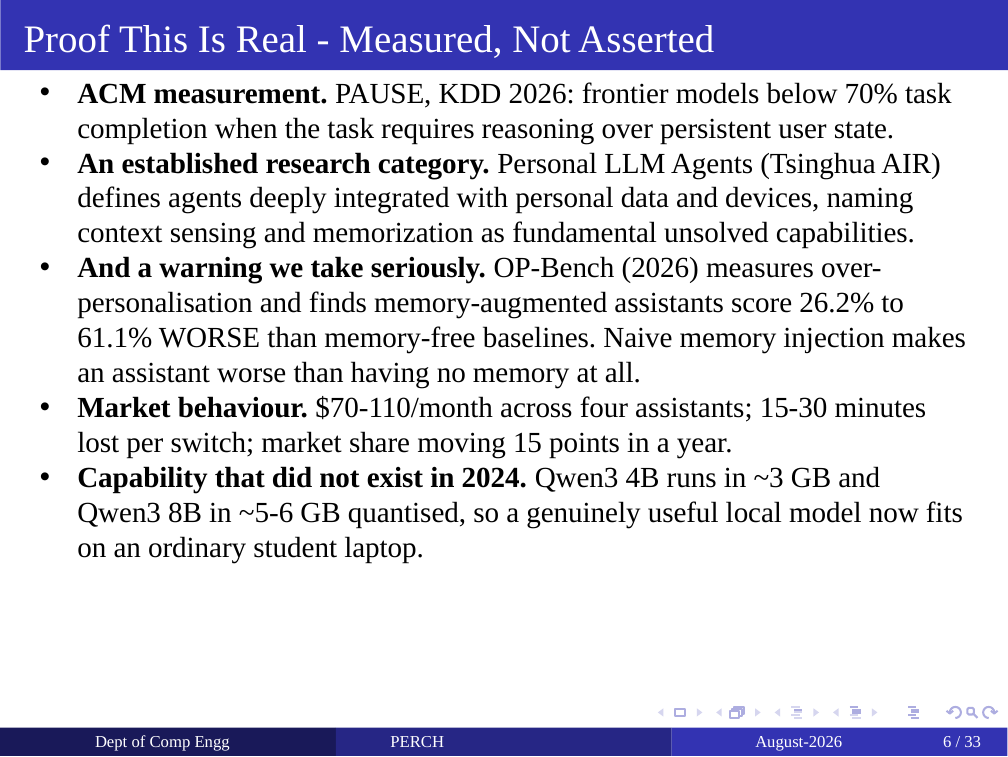
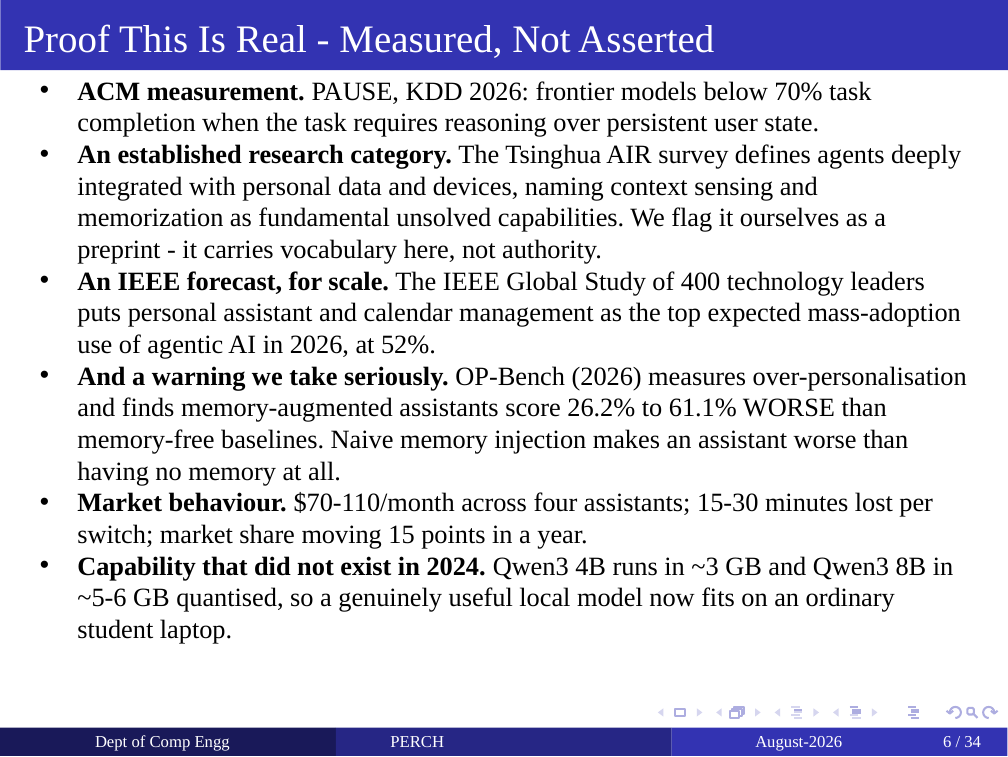
Before and after one commit to yashdoke7/perch, a slide deck: slide 6 of docs/PERCH_Project_Review.pptx. Drawn at 1008x757 pixels with LibreOffice and Linux fonts; fonts in the diff are those of the drawing. Boxes give left, top, right and bottom in pixels: in the first picture for what was removed or moved away, otherwise in the second. Text is boxed around its words. In the diff, an @@ line names an element or a change of style, - is before the commit and + after.

```diff
--- a/docs/PERCH_Project_Review.pptx
+++ b/docs/PERCH_Project_Review.pptx
@@ text at bbox=[77, 81, 967, 644]: size 10.5 to 9.5 pt in "ACM measurement. PAUSE, KDD 2026: frontier models ...", "And a warning we take seriously. OP-Bench ...", "Market behaviour. $70-110/month across four assistants; 15-3 ...", "Capability that did not exist in 2024. ..." @@
@@ text at bbox=[77, 144, 961, 359]: text changed; size 10.5 to 9.5 pt @@
-  • An established research category. Personal LLM Agents (Tsinghua AIR) defines agents deeply integrated with personal data and devices, naming context sensing and memorization as fundamental unsolved capabilities.
+  • An established research category. The Tsinghua AIR survey defines agents deeply integrated with personal data and devices, naming context sensing and memorization as fundamental unsolved capabilities. We flag it ourselves as a preprint - it carries vocabulary here, not authority.
+  • An IEEE forecast, for scale. The IEEE Global Study of 400 technology leaders puts personal assistant and calendar management as the top expected mass-adoption use of agentic AI in 2026, at 52%.
@@ page number at bbox=[943, 736, 981, 747]: text changed @@
-6 / 33
+6 / 34
```
Also in this commit, not shown: 1 other slide changed, 1 slide added, 5 other files.
